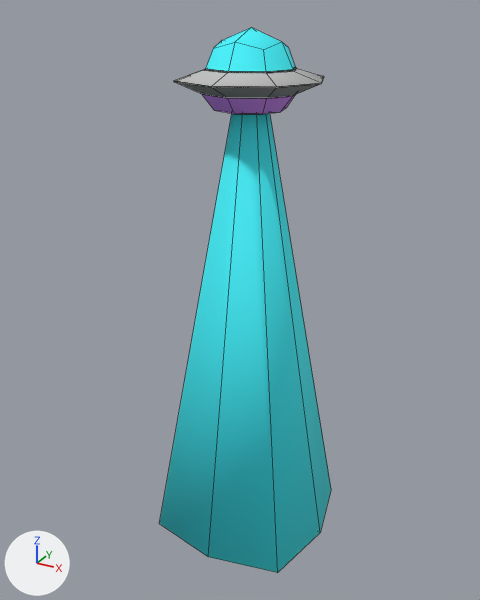
The Blender file Roll a Bot/Assets/Blender Files/UFO/Blend/UFO.blend: old version first, new version second.
Camera for both pictures: a camera (50 mm lens) standing at (6.0, -11.33, 1.15) and looking at (-0.19, -0.07, -4.48). Arrows for +X, +Y and +Z are at lower left; the lights stay in place. Mesh edges are drawn as thin lines.
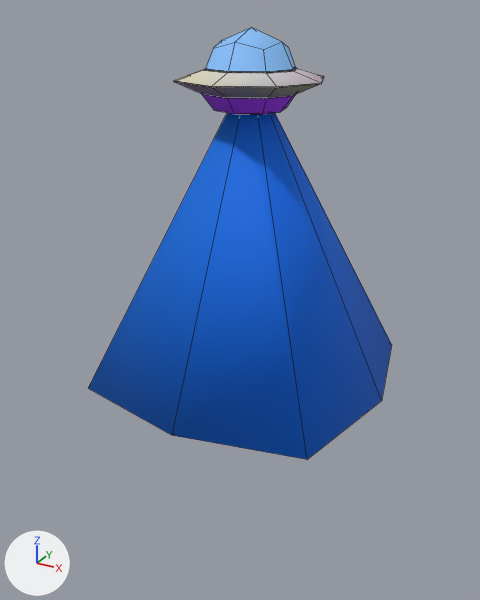
Where the change shows, as pixel boxes [x1, y1, x2, y2] in the pictures (480 x 600 px):
'Cube', surface changed, reshaped (76% wider, 21% shorter): before [159, 27, 331, 573]; after [88, 27, 392, 459]
part 1 of me_cube, added (blue): after [88, 113, 392, 459]
part 2 of me_cube, deleted (cyan): before [159, 113, 331, 573]
part 3 of me_cube, surface changed: [176, 27, 324, 114] in both

The change, as a list of edits to the scene's bpy script:
```text
Add img_color_palette_png:
    img_color_palette_png = load_image('Color Palette.png', '../../Color Scheme/Color Palette.png', 8, 8, 'sRGB')
Change mat_material:
    mat_material.texture: img_ufo_texture_1_png -> img_color_palette_png
Change me_cube:
    used by ob_cube; location = (0.0, 0.0, 0.0)
    verts and faces of me_cube; kept vertices keep their numbers, new ones are numbered from 92
    before: 74 (1.54, 1.54, -9.92) at pixel (331, 489), 75 (1.54, -1.54, -9.92) at pixel (277, 572), 76 (-1.54, 1.54, -9.92), 77 (-1.54, -1.54, -9.92) at pixel (159, 523), 78 (-1.88, 0.0, -9.92)
    before: 79 (0.0, 1.88, -9.92), 80 (0.0, -1.88, -9.92) at pixel (208, 556), 81 (1.88, 0.0, -9.92) at pixel (320, 532), 82 (0.0, 0.0, -9.92), 83 (0.0, 0.29, -0.46)
    before: 85 (0.29, 0.0, -0.46), 86 (0.0, -0.29, -0.46), 87 (-0.29, 0.0, -0.46), 88 (-0.24, 0.24, -0.46), 89 (-0.24, -0.24, -0.46)
    before: 90 (0.24, 0.24, -0.46), 91 (0.24, -0.24, -0.46)
    remove me_cube.from_pydata(...)  # 92 vertices, 88 faces; spans x -1.88..1.88, y -1.88..1.88, z -9.92..0.84
    add me_cube.from_pydata(...)  # 101 vertices, 92 faces; spans x -2.99..2.99, y -2.99..2.99, z -6.02..0.84
    me_cube part 1: a new loose piece of 18 vertices spanning x -2.99..2.99, y -2.99..2.99, z -6.02..-0.35, in mat_material (picture img_color_palette_png)
    me_cube part 2
    add delete_vertices([*range(74, 83)])  # with the faces that use them
    me_cube part 3: 76 kept faces spanning x -1.39..1.39, y -1.39..1.39, z -0.63..0.84 get new texture (UV) coordinates
```
